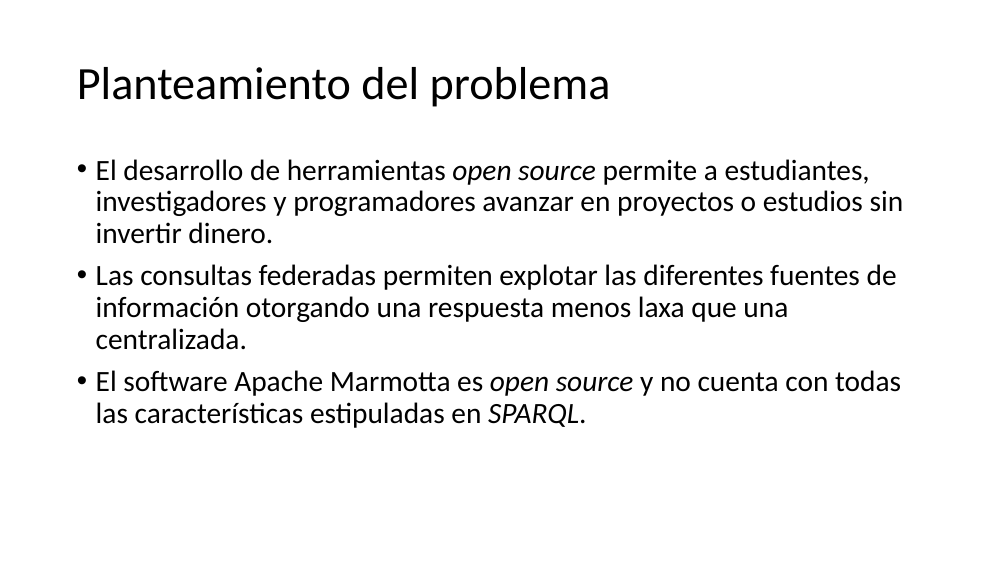
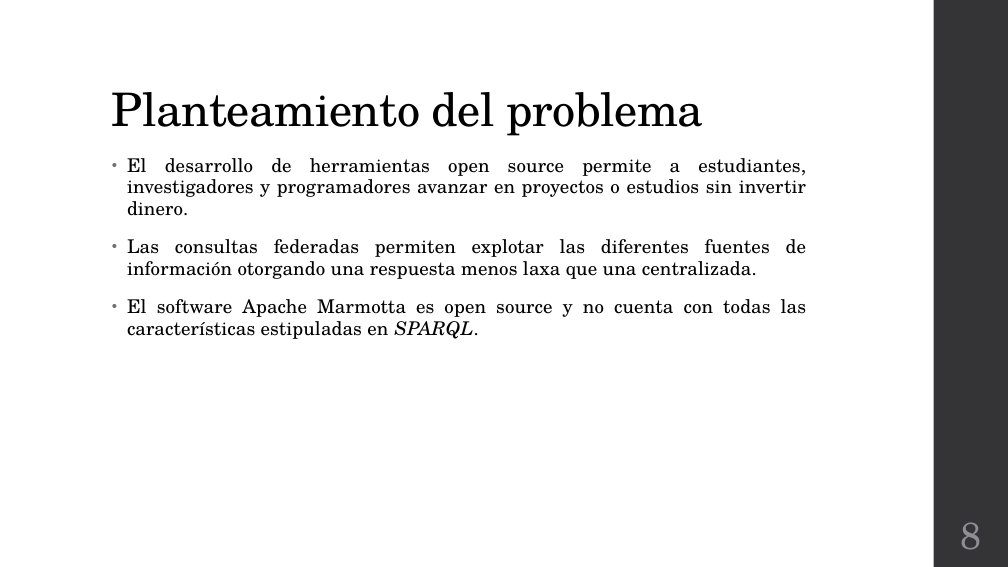
Before and after one commit to Osw1997/Proyecto-Terminal-1, a slide deck: slide 8 of Final/Presentacion.pptx (slide 7 before the commit). Drawn at 1008x567 pixels with LibreOffice and Linux fonts; fonts in the diff are those of the drawing. Boxes give left, top, right and bottom in pixels: in the first picture for what was removed or moved away, otherwise in the second. Text is boxed around its words. In the diff, an @@ line names an element or a change of style, - is before the commit and + after.

```diff
--- a/Final/Presentacion.pptx
+++ b/Final/Presentacion.pptx
@@ rectangle added at [934,0,1008,567], fill #353537 @@
@@ title "Planteamiento del problema": place and size @@
-title "Planteamiento del problema" at [77,67,611,107]
+title "Planteamiento del problema" at [112,92,704,136]
@@ title "Planteamiento del problema" at [112,92,704,136]: font Calibri to TeX Gyre Schola, letter spacing 0 to -0.5 pt; vertical alignment middle to bottom @@
@@ text "El desarrollo de herramientas open ...": place and size @@
-text "El desarrollo de herramientas open ..." at [96,159,904,428]
+text "El desarrollo de herramientas open ..." at [127,158,806,339]
@@ text "El desarrollo de herramientas open ..." at [127,158,806,339]: size 28 to 18 pt, font Calibri to TeX Gyre Schola, letter spacing 0 to 0.1 pt; italic off in "open source", "open source"; alignment left to justified; indent changed; line spacing 0.9 to 0.95; more space between paragraphs @@
@@ page number added at [961,522,982,550], 36 pt, text #8E8E94 @@
+8
```
Also in this commit, not shown: 13 other slides changed, 13 slides added, 4 slides removed, 2 other files.
